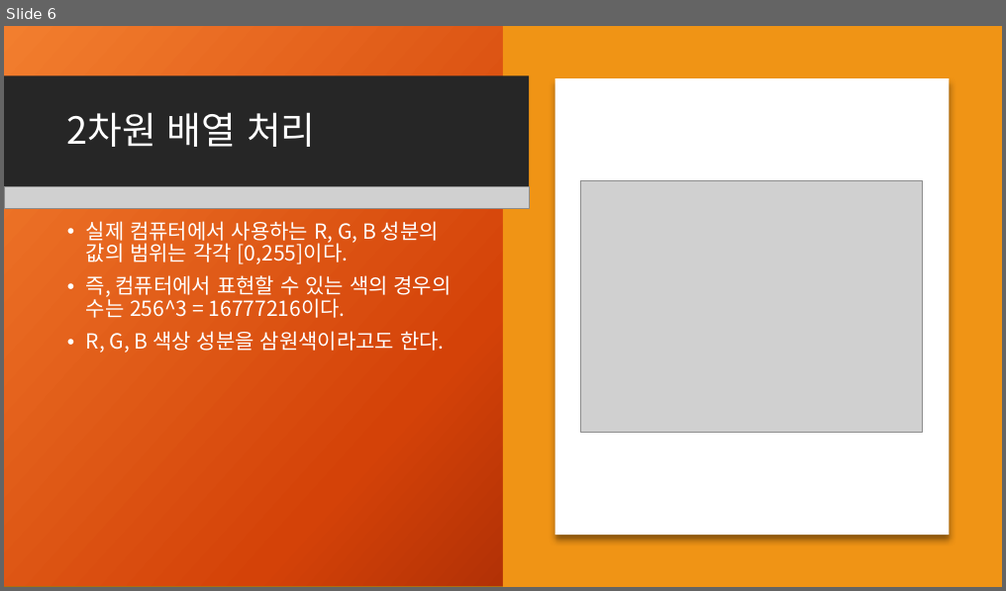
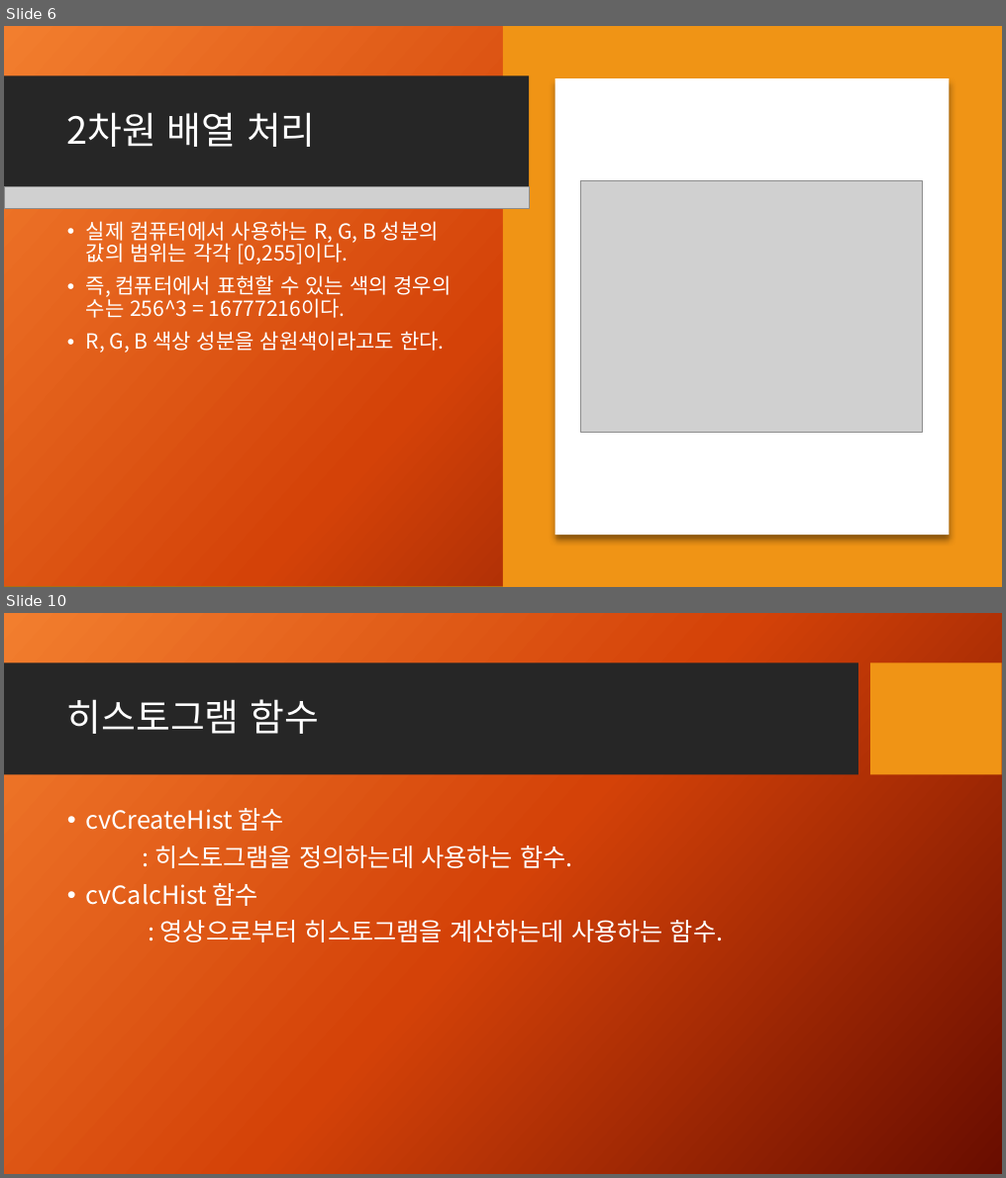
Before and after one commit to DaEunKim/111Coding, a slide deck: 170204_111coding_opencv.pptx. Shown one above the other, each under a label of ours: slide 6 before the commit, slides 6 and 10 after it; the slides between them are not shown. The pictures are 1006x591 and 1006x1178 pixels, drawn with LibreOffice and Linux fonts; fonts in the diff are those of the drawing; grey boxes stand for pictures; background and template pictures are left out. Boxes give left, top, right and bottom in pixels: in the first picture for what was removed or moved away, otherwise in the second. Text is boxed around its words. In the diff, an @@ line names an element or a change of style, - is before the commit and + after.

```diff
--- a/170204_111coding_opencv.pptx
+++ b/170204_111coding_opencv.pptx
@@ slide 10 added at bbox=[4, 613, 1002, 1174], background picture (left out); not listed: 2 template elements that a slide beside it also shows @@
@@ title added at bbox=[67, 699, 319, 734], 36 pt, text #FFFFFF @@
+히스토그램 함수
@@ text added at bbox=[86, 808, 723, 943], 24 pt, text #FFFFFF @@
+• cvCreateHist 함수
+: 히스토그램을 정의하는데 사용하는 함수.
+• cvCalcHist 함수
+: 영상으로부터 히스토그램을 계산하는데 사용하는 함수.
```
Also in this commit, not shown: 1 slide changed, 3 other slides added, 2 other files.
